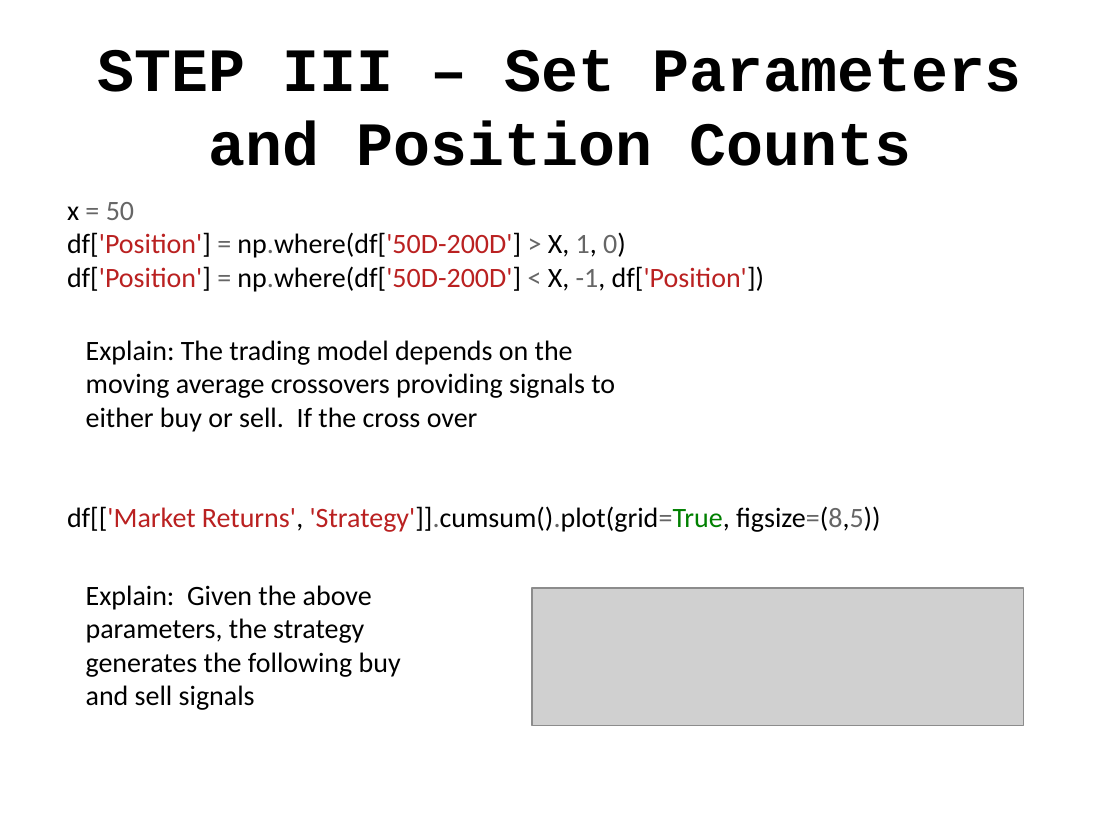
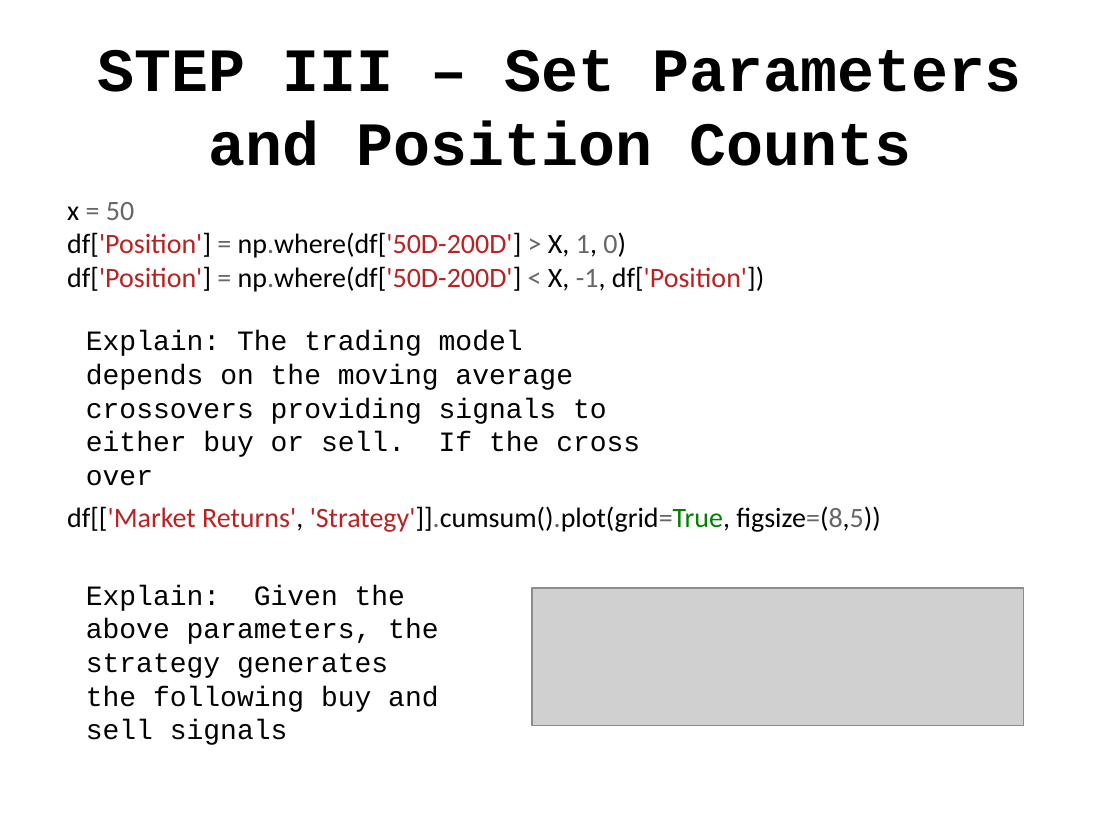
Before and after one commit to jgerarda/ALEXANDER_JASON_G, a slide deck: slide 11 of ALEXANDER_GA DS Final.pptx. Drawn at 1120x840 pixels with LibreOffice and Linux fonts; fonts in the diff are those of the drawing; grey boxes stand for pictures. Boxes give left, top, right and bottom in pixels: in the first picture for what was removed or moved away, otherwise in the second. Text is boxed around its words. In the diff, an @@ line names an element or a change of style, - is before the commit and + after.

```diff
--- a/ALEXANDER_GA DS Final.pptx
+++ b/ALEXANDER_GA DS Final.pptx
@@ text "Explain: The trading model depends ...": place and size @@
-text "Explain: The trading model depends ..." at bbox=[86, 340, 615, 432]
+text "Explain: The trading model depends ..." at bbox=[86, 331, 640, 486]
@@ text "Explain: The trading model depends ..." at bbox=[86, 331, 640, 486]: font Calibri to Courier New @@
@@ text "Explain: Given the above parameters, ..." at bbox=[86, 585, 438, 745]: font Calibri to Courier New @@
```
Also in this commit, not shown: 8 other slides changed, 1 other file.
